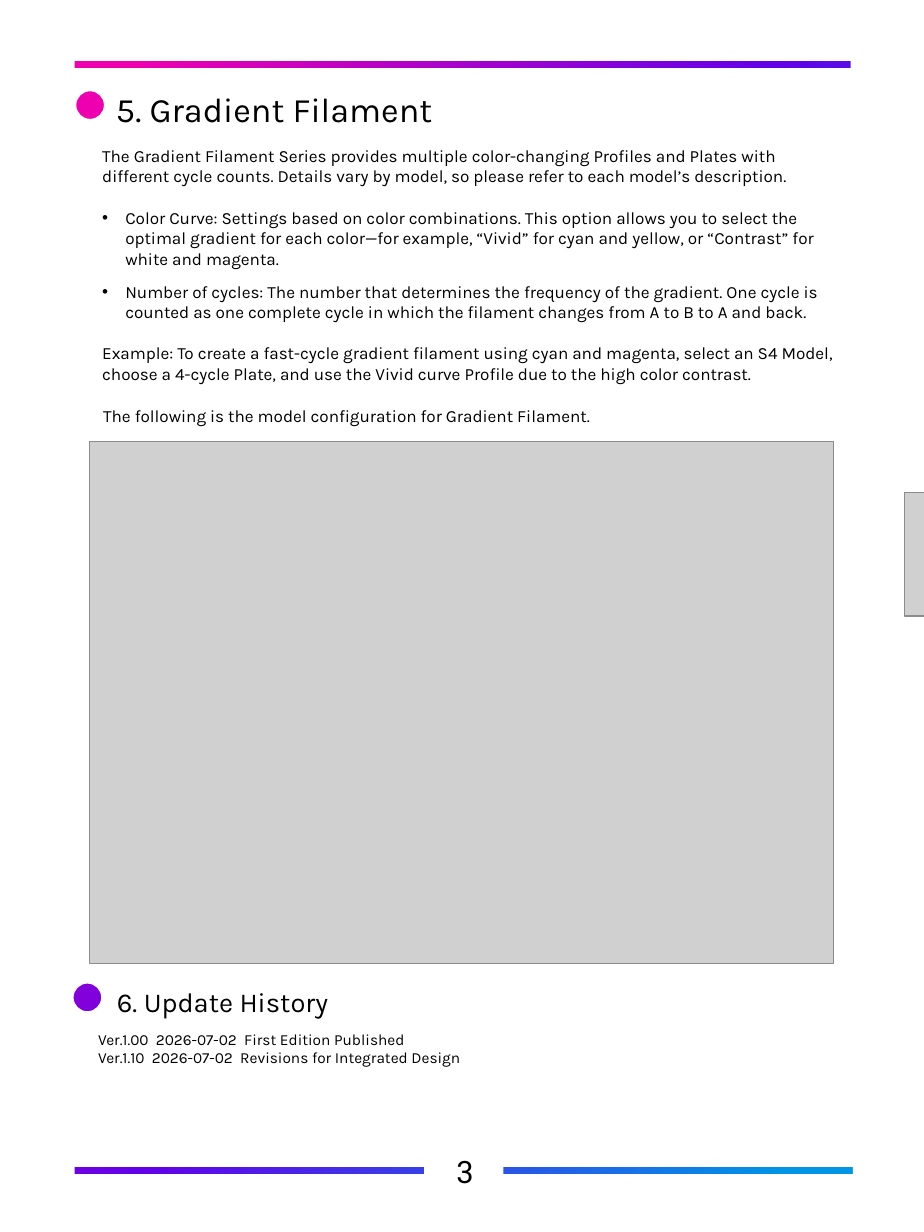
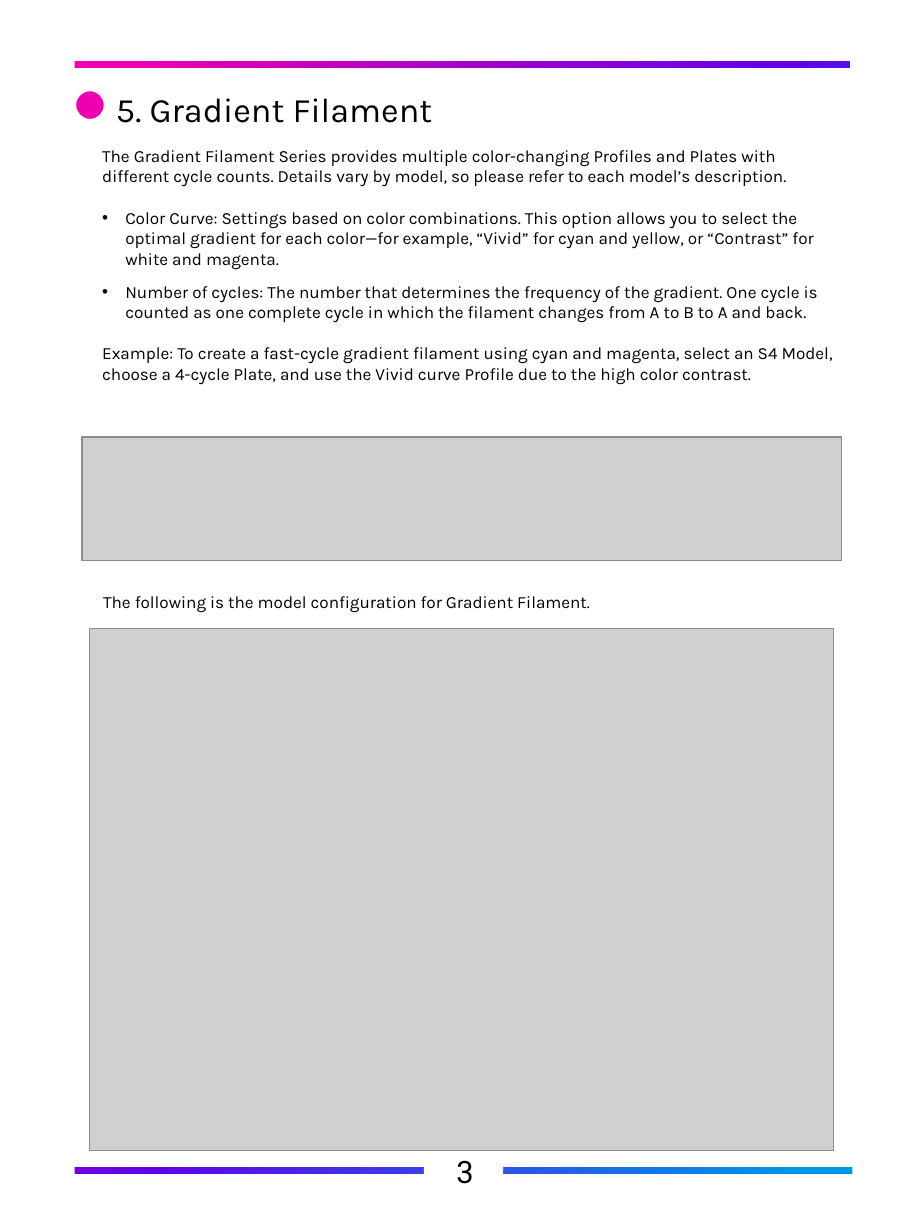
Before and after one commit to FlexChromaHQ/FlexChroma, a slide deck: slide 8 of Documents/Original/FlexChroma_Tour_Guide_EN.pptx. Drawn at 924x1232 pixels with LibreOffice and Linux fonts; fonts in the diff are those of the drawing; grey boxes stand for pictures. Boxes give left, top, right and bottom in pixels: in the first picture for what was removed or moved away, otherwise in the second. Text is boxed around its words. In the diff, an @@ line names an element or a change of style, - is before the commit and + after.

```diff
--- a/Documents/Original/FlexChroma_Tour_Guide_EN.pptx
+++ b/Documents/Original/FlexChroma_Tour_Guide_EN.pptx
@@ freeform shape at (2,1,924,1232): outline redrawn @@
@@ picture: place and size @@
-picture at (904,492,924,616)
+picture at (83,437,841,562)
@@ text "The following is the model ...": place and size @@
-text "The following is the model ..." at (103,410,590,427)
+text "The following is the model ..." at (103,596,590,612)
@@ picture: place and size @@
-picture at (90,441,834,963)
+picture at (90,628,834,1151)
@@ text removed at (117,993,328,1019) @@
-6. Update History
@@ text removed at (98,1034,460,1067) @@
-Ver.1.00 2026-07-02 First Edition Published
-Ver.1.10 2026-07-02 Revisions for Integrated Design
```
Also in this commit, not shown: 3 other slides changed, 1 slide added, 7 other files.
